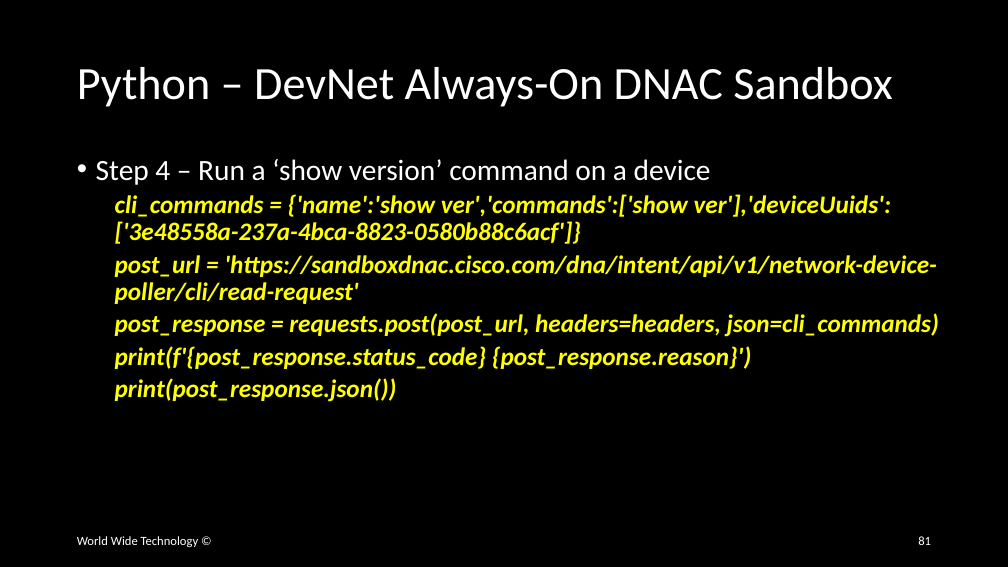
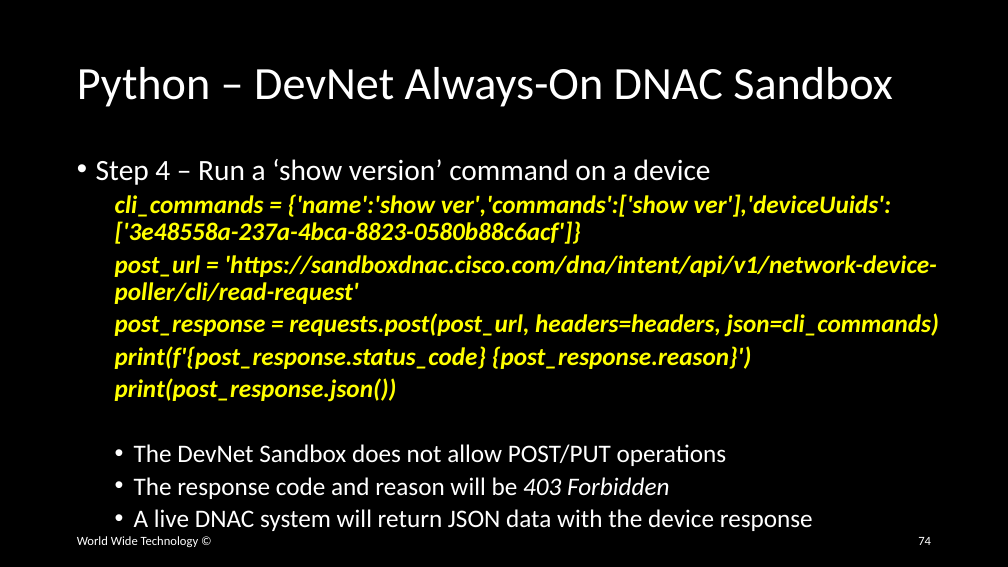
Before and after one commit to wwt/curl-requests-foundations, a slide deck: slide 74 of curl-requests-foundations.pptx (slide 81 before the commit). Drawn at 1008x567 pixels with LibreOffice and Linux fonts; fonts in the diff are those of the drawing. Boxes give left, top, right and bottom in pixels: in the first picture for what was removed or moved away, otherwise in the second. Text is boxed around its words. In the diff, an @@ line names an element or a change of style, - is before the commit and + after.

Commit message:
Added Meraki Python commands

```diff
--- a/curl-requests-foundations.pptx
+++ b/curl-requests-foundations.pptx
@@ text at [134,444,813,531]: paragraphs added @@
+  • The DevNet Sandbox does not allow POST/PUT operations
+  • The response code and reason will be 403 Forbidden
+  • A live DNAC system will return JSON data with the device response
@@ page number at [918,537,931,545]: text changed @@
-81
+74
```
Also in this commit, not shown: 6 other slides changed, 13 slides removed.
